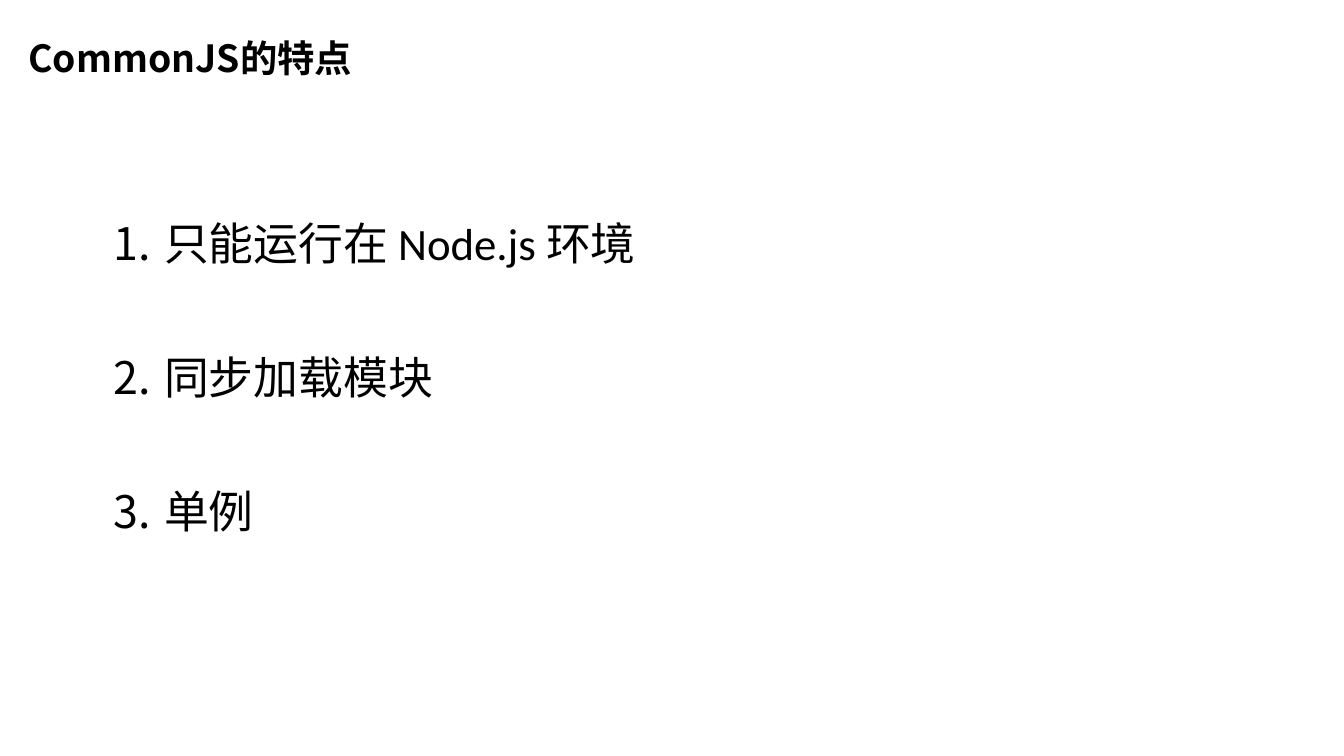
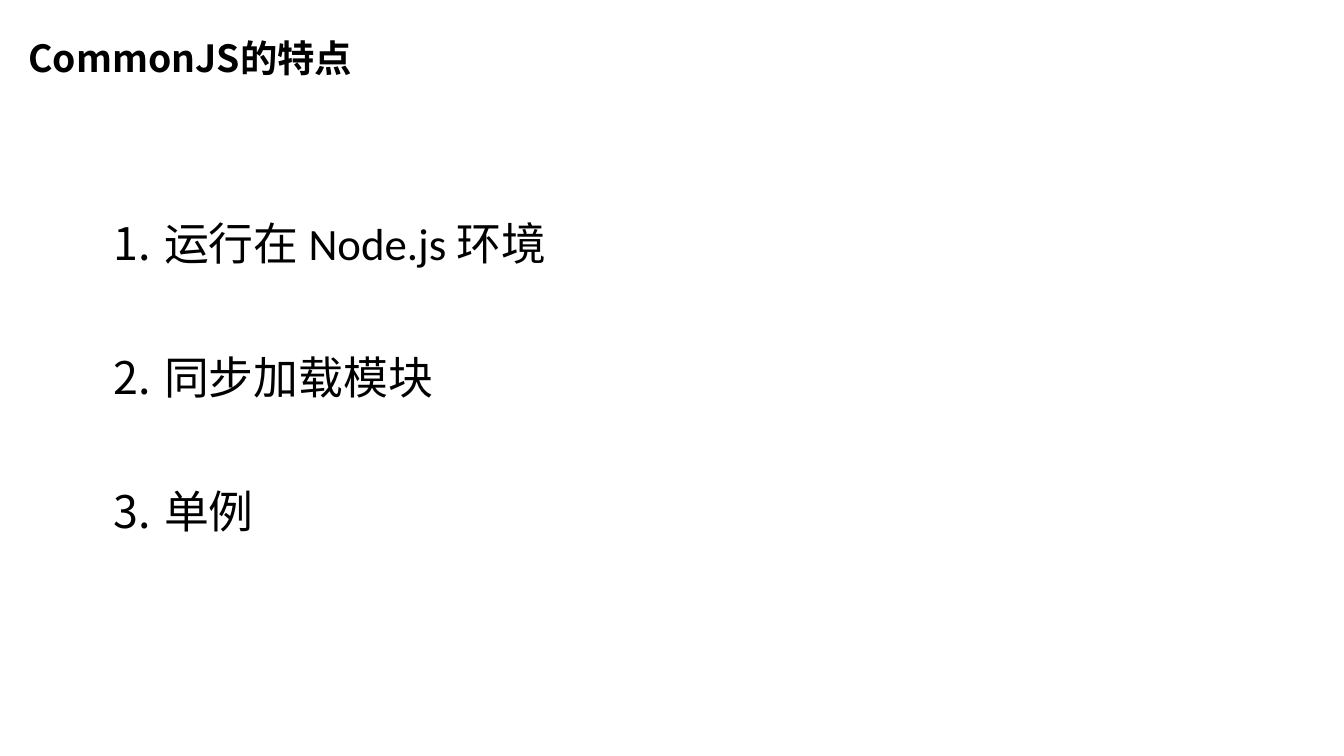
Before and after one commit to chasingsnail/study-blog, a slide deck: slide 10 of 封装库&笔记/前端模块化分享/前端模块化.pptx. Drawn at 1344x756 pixels with LibreOffice and Linux fonts; fonts in the diff are those of the drawing; background and template pictures are left out. Boxes give left, top, right and bottom in pixels: in the first picture for what was removed or moved away, otherwise in the second. Text is boxed around its words. In the diff, an @@ line names an element or a change of style, - is before the commit and + after.

```diff
--- a/封装库&笔记/前端模块化分享/前端模块化.pptx
+++ b/封装库&笔记/前端模块化分享/前端模块化.pptx
@@ text at box(164, 222, 547, 268): text changed @@
-1. 只能运行在 Node.js 环境
+1. 运行在 Node.js 环境
```
Also in this commit, not shown: 1 other slide changed, 17 other files.
